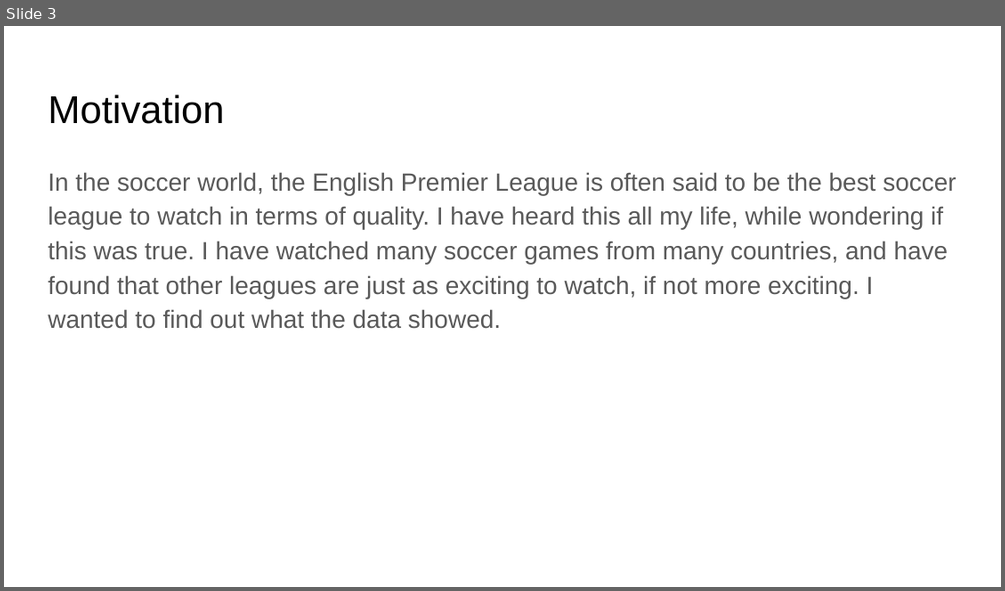
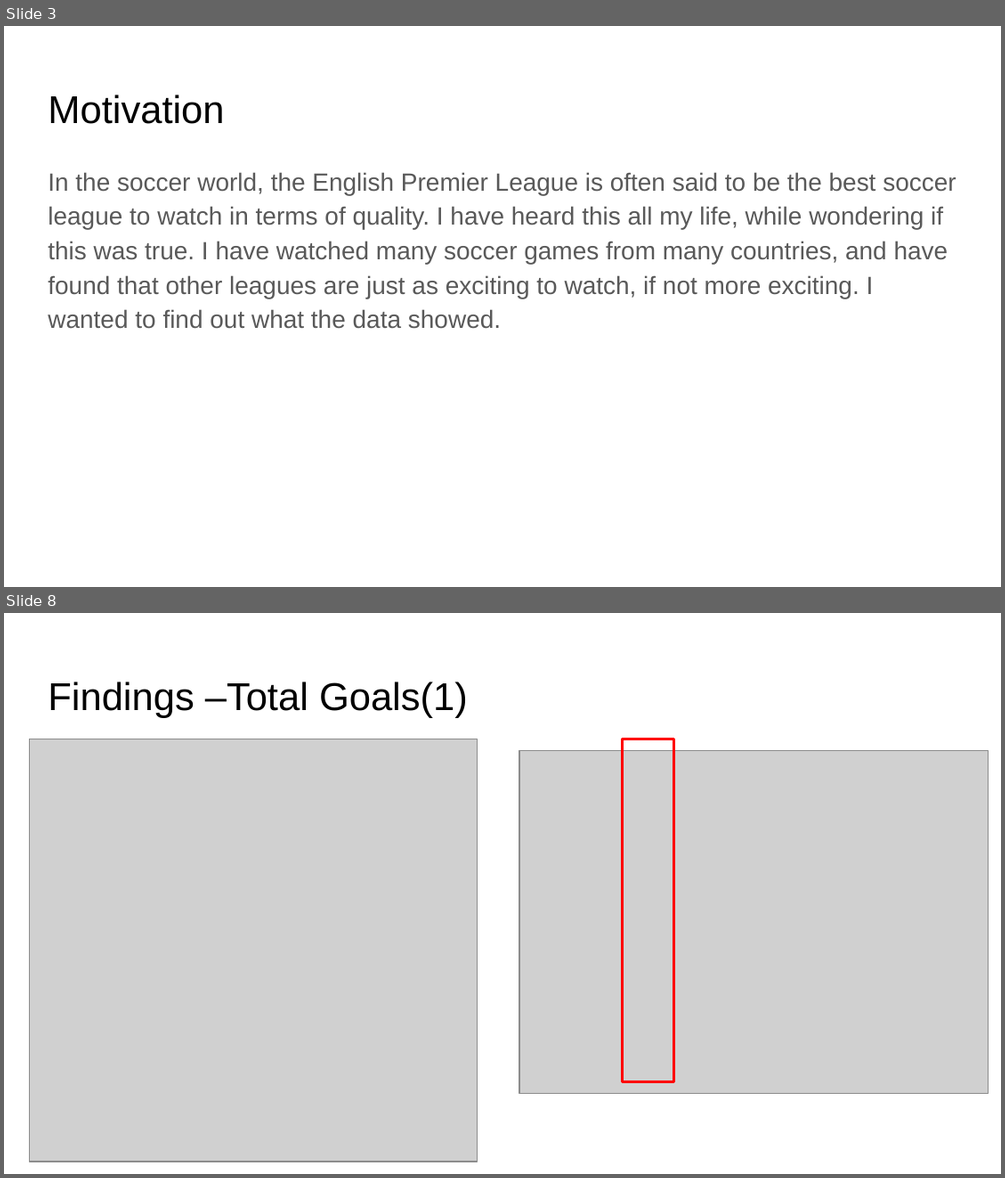
Before and after one commit to EdmondLeahy/PythonForDataScience, a slide deck: Week6/Slides/DSE 200X_ MiniProjectPresentation-Eleahy.pptx. Shown one above the other, each under a label of ours: slide 3 before the commit, slides 3 and 8 after it; the slides between them are not shown. The pictures are 1005x591 and 1005x1178 pixels, drawn with LibreOffice and Linux fonts; fonts in the diff are those of the drawing; grey boxes stand for pictures. Boxes give left, top, right and bottom in pixels: in the first picture for what was removed or moved away, otherwise in the second. Text is boxed around its words. In the diff, an @@ line names an element or a change of style, - is before the commit and + after.

```diff
--- a/Week6/Slides/DSE 200X_ MiniProjectPresentation-Eleahy.pptx
+++ b/Week6/Slides/DSE 200X_ MiniProjectPresentation-Eleahy.pptx
@@ slide 8 added at (4,613,1001,1174), background #FFFFFF @@
@@ title added at (48,682,468,718), 28 pt, text #000000 @@
+Findings –Total Goals(1)
@@ picture added at (30,738,477,1161) @@
@@ rectangle added at (622,738,674,1081), outline #FF0000 2 pt @@
@@ picture added at (519,751,987,1094) @@
```
Also in this commit, not shown: 5 slides changed, 3 other slides added, 4 other files.
